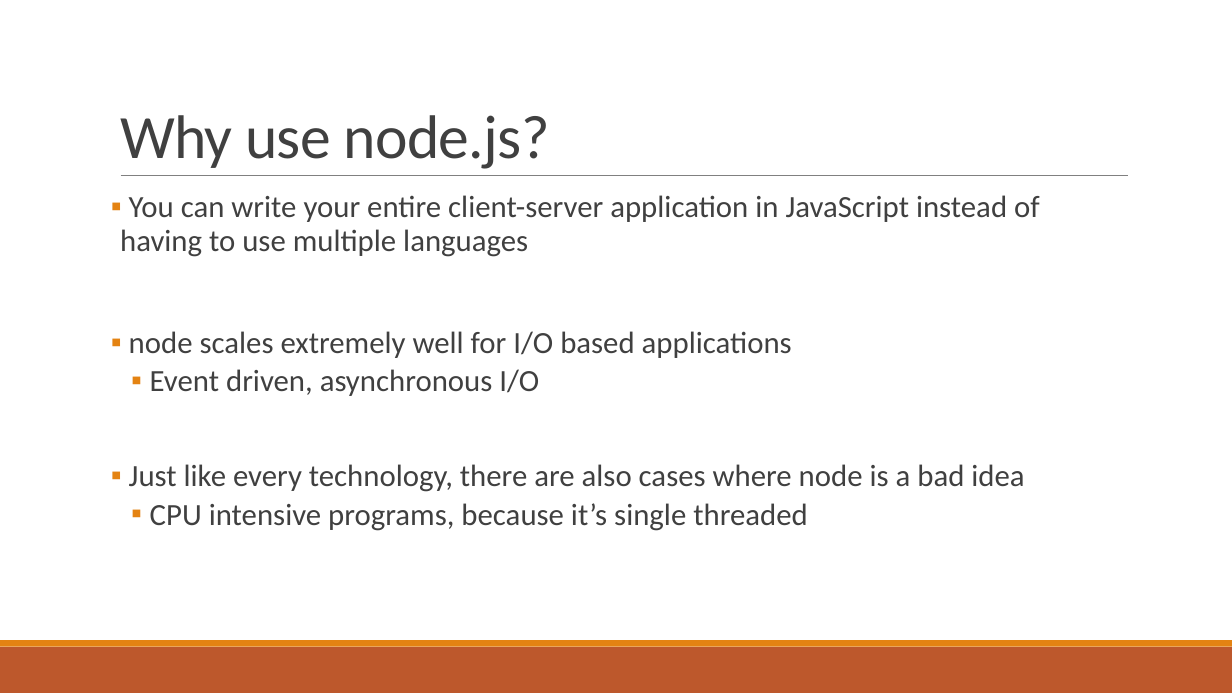
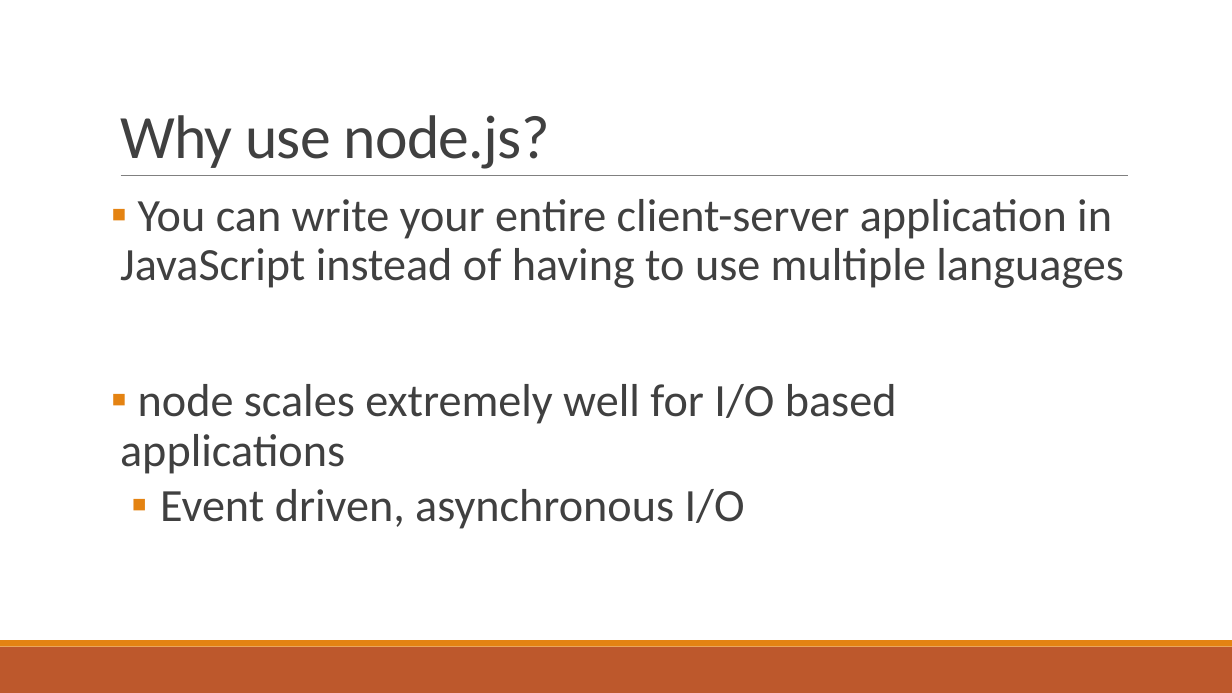
Before and after one commit to timbenroeck/Cloud-App-Workshop, a slide deck: slide 4 of Slides/NodeJS.pptx (slide 3 before the commit). Drawn at 1232x693 pixels with LibreOffice and Linux fonts; fonts in the diff are those of the drawing. Boxes give left, top, right and bottom in pixels: in the first picture for what was removed or moved away, otherwise in the second. Text is boxed around its words. In the diff, an @@ line names an element or a change of style, - is before the commit and + after.

```diff
--- a/Slides/NodeJS.pptx
+++ b/Slides/NodeJS.pptx
@@ text "You can write your entire ..." at <box>120,199,1123,529</box>: size 24 to 36 pt @@
@@ text at <box>129,464,1024,531</box>: paragraphs removed @@
-▪ Just like every technology, there are also cases where node is a bad idea
-  ▪ CPU intensive programs, because it’s single threaded
```
Also in this commit, not shown: 1 other slide changed, 2 slides added, 1 other file.
